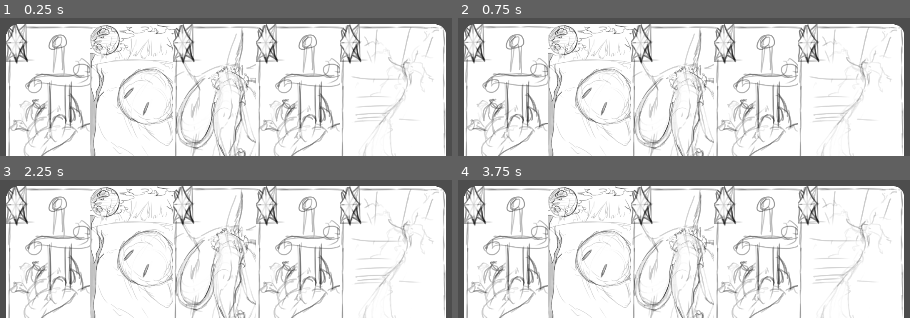
Above: before the commit, frames 1-4 (two rows, left to right).
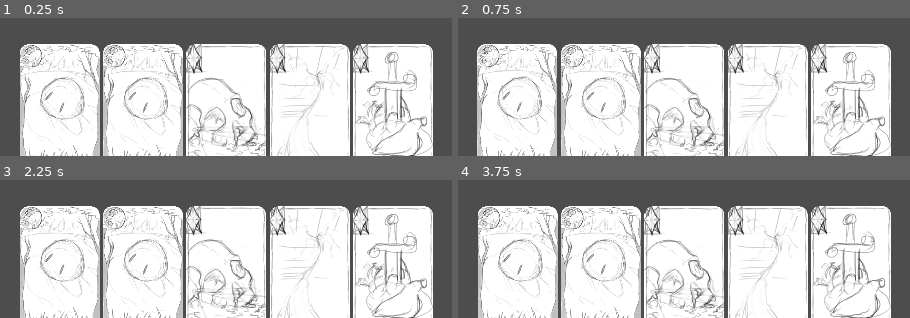
Above: after the commit, the same moments.

Repository: LuisLasbelin/LudumDare55
Game: Godot game, scene res://scenes/game_screen.tscn
Same seed, same stepped clock (60 frames per second), same inputs: the game is played once before the commit and once after it. The engine's default icon, where the game draws it, is replaced by a stand-in: a white triangle on a blue panel in a dark square.
Inputs (mouse positions are in pixels of both pictures, inside the frame that each line leads up to):
- Up to frame 1 (0.25 s): no input
- Up to frame 2 (0.75 s): tap Enter at 0.5 s; move the mouse to (516, 103) at 0.52 s; press the mouse at (516, 103) at 0.53 s
- Up to frame 3 (2.25 s): tap Space at 1.25 s; move the mouse to (144, 265) at 1.27 s; release the mouse at (144, 265) at 1.28 s; click (144, 265) at 1.35 s; tap Enter at 2 s; move the mouse to (226, 265) at 2.02 s; press the mouse at (226, 265) at 2.03 s
- Up to frame 4 (3.75 s): tap Space at 2.75 s; move the mouse to (765, 265) at 2.77 s; release the mouse at (765, 265) at 2.78 s; click (765, 265) at 2.85 s; tap Enter at 3.5 s; move the mouse to (851, 265) at 3.52 s; press the mouse at (851, 265) at 3.53 s

The runs differ from the first frame. In frame 1, 46% of the frame differs, in the area x 1-99%, y 4-100%; in frame 2, 46%; in frame 3, 46%; in frame 4, 46%.

Commit message:
FEAT: fx on creature

Diff:
--- a/scenes/card.tscn
+++ b/scenes/card.tscn
@@ -4,9 +4,10 @@
 [ext_resource type="Texture2D" uid="uid://udh7fhwf1nay" path="res://assets/sprites/acido.png" id="2_mffio"]
 
 [sub_resource type="RectangleShape2D" id="RectangleShape2D_hp6x5"]
-size = Vector2(260, 383)
+size = Vector2(225.333, 345.333)
 
 [node name="Card" type="Node2D"]
+scale = Vector2(0.75, 0.75)
 script = ExtResource("1_8cpji")
 
 [node name="Image" type="Sprite2D" parent="."]
@@ -15,7 +16,7 @@
 [node name="Area2D" type="Area2D" parent="."]
 
 [node name="CollisionShape2D" type="CollisionShape2D" parent="Area2D"]
-position = Vector2(-1, -0.5)
+position = Vector2(-0.666668, 0.666672)
 shape = SubResource("RectangleShape2D_hp6x5")
 
 [connection signal="input_event" from="Area2D" to="." method="_on_area_2d_input_event"]
--- a/scenes/creature.tscn
+++ b/scenes/creature.tscn
@@ -1,7 +1,10 @@
-[gd_scene load_steps=4 format=3 uid="uid://bbej6su5ftpfk"]
+[gd_scene load_steps=7 format=3 uid="uid://bbej6su5ftpfk"]
 
 [ext_resource type="Script" path="res://scripts/creatures/Creature.gd" id="1_k2jqe"]
 [ext_resource type="Texture2D" uid="uid://5q3wpuphtnag" path="res://icon.svg" id="2_vibeh"]
+[ext_resource type="Texture2D" uid="uid://dsbjp0ns1elp6" path="res://assets/sprites/fx/acid.png" id="3_05rts"]
+[ext_resource type="Texture2D" uid="uid://cei1u3cwogh60" path="res://assets/sprites/fx/zap.png" id="4_qde3k"]
+[ext_resource type="Texture2D" uid="uid://dqsveb8j0twr3" path="res://assets/sprites/fx/ice.png" id="5_srjjk"]
 
 [sub_resource type="RectangleShape2D" id="RectangleShape2D_5u2qc"]
 size = Vector2(132, 135)
@@ -19,3 +22,18 @@
 [node name="CollisionShape2D" type="CollisionShape2D" parent="CreatureArea"]
 position = Vector2(2, -3.5)
 shape = SubResource("RectangleShape2D_5u2qc")
+
+[node name="EffectsFXManager" type="Node2D" parent="."]
+
+[node name="acid" type="Sprite2D" parent="EffectsFXManager"]
+position = Vector2(61, -32)
+texture = ExtResource("3_05rts")
+
+[node name="zap" type="Sprite2D" parent="EffectsFXManager"]
+position = Vector2(-39, -46)
+texture = ExtResource("4_qde3k")
+
+[node name="ice" type="Sprite2D" parent="EffectsFXManager"]
+position = Vector2(-57, 29.5)
+scale = Vector2(0.551181, 0.545833)
+texture = ExtResource("5_srjjk")
--- a/scripts/autoload/AL_GameState.gd
+++ b/scripts/autoload/AL_GameState.gd
@@ -4,6 +4,7 @@
 var summon_green_slime = load("res://assets/cards/summon_green_slime/SummonGreenSlime.tres")
 var electrify = load("res://assets/cards/electrify/Electrify.tres")
 var freeze = load("res://assets/cards/freeze/Freeze.tres")
+var acid = load("res://assets/cards/acid/Acid.tres")
 
 
 signal drawn_card(card : CardData)
@@ -21,6 +22,12 @@
 	freeze,
 	freeze,
 	freeze,
+	acid,
+	acid,
+	acid,
+	acid,
+	summon_green_slime,
+	summon_green_slime,
 	summon_green_slime,
 	summon_green_slime,
 	summon_green_slime,
--- a/scripts/creatures/Creature.gd
+++ b/scripts/creatures/Creature.gd
@@ -6,11 +6,28 @@
 var effects : Array[String] = []
 
 
-func ready():
+func _ready():
 	if not data:
 		printerr("ERROR: creature ", self.name, " has no element data.")
 		return
 	$Sprite2D.texture = data.sprite
+	self.update_effects_fx()
+
+
+func add_effect(new_effect : String):
+	# An effect cannot be added more than once
+	if effects.has(new_effect): return false
+	effects.append(new_effect)
+	self.update_effects_fx()
+	return true
+
+
+func update_effects_fx():
+	for fx in $EffectsFXManager.get_children():
+		if effects.has(fx.name):
+			fx.visible = true
+		else:
+			fx.visible = false
 
 
 func get_mana() -> int:
Not shown: 2 places in assets/cards/electrify/Electrify.tres that only renumber resources
Binary file added: assets/sprites/fx/acid.png
Not shown, added: assets/sprites/fx/acid.png.import
Binary file added: assets/sprites/fx/ice.png
Not shown, added: assets/sprites/fx/ice.png.import
Binary file added: assets/sprites/fx/zap.png
Not shown, added: assets/sprites/fx/zap.png.import
Not shown, added: assets/sprites/fx/zap.kra
